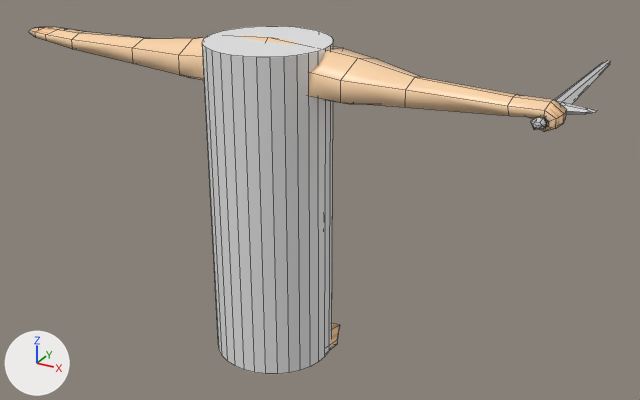
A saved change to the Blender file asset-src/moshkis.blend.
The view is the same before and after, from a 50 mm camera at (2.22, -3.53, 2.67) aimed at (0.09, 0.35, 0.73). The axes (+X, +Y, +Z) are drawn at lower left. The lights are the same throughout. Mesh edges are drawn as thin lines.

The first picture shows 'Capsule', 'Cube.003'.
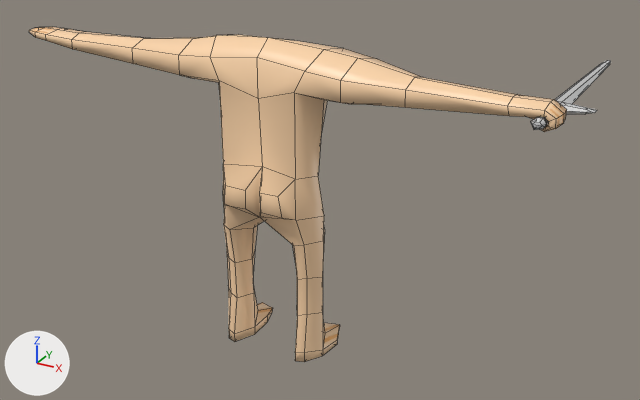
The edits, one by one:
Object 'Capsule' (ob_capsule) is now hidden.

Changed parts and their boxes [x1, y1, x2, y2] in the pictures (640 x 400 px):
'Capsule', hidden
    before: [202, 26, 333, 374]
'Cube.003', unchanged, uncovered by the edit
    before: [29, 27, 611, 350]
    after: [29, 27, 611, 362]
